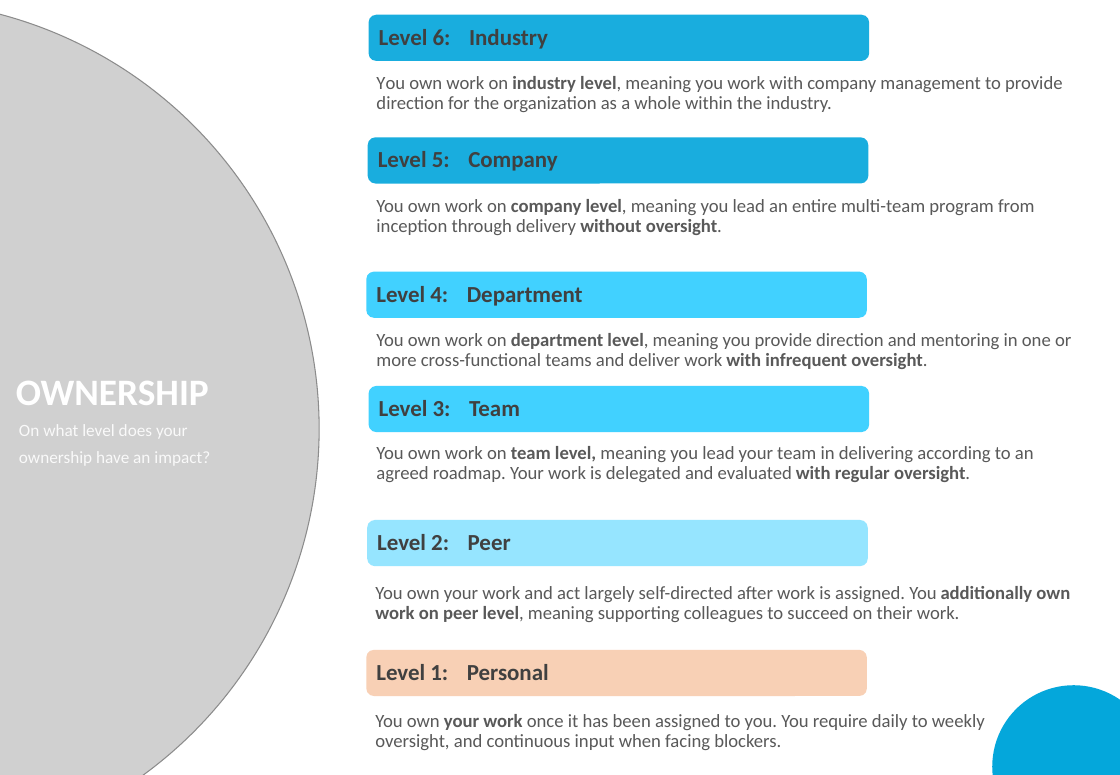
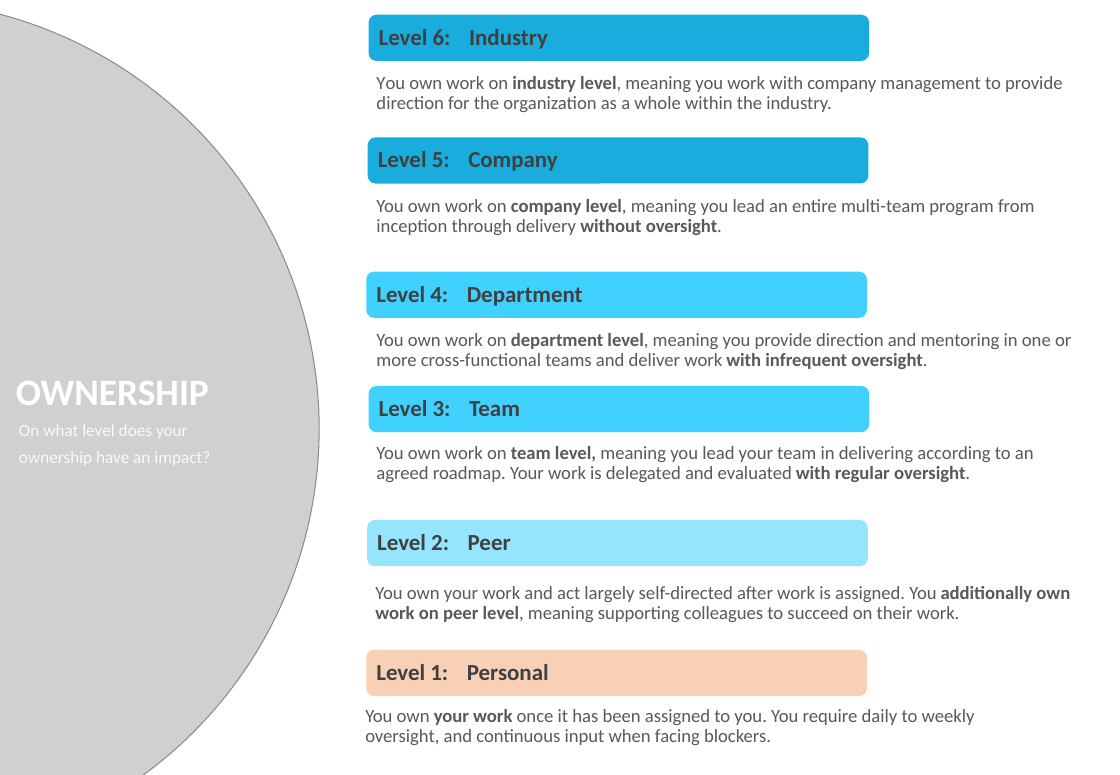
Before and after one commit to RossMerr/md, a slide deck: slide 10 of team/HR & Development/IT Skills Assessment.pptx (slide 11 before the commit). Drawn at 1120x775 pixels with LibreOffice and Linux fonts; fonts in the diff are those of the drawing; grey boxes stand for pictures; background and template pictures are left out. Boxes give left, top, right and bottom in pixels: in the first picture for what was removed or moved away, otherwise in the second. Text is boxed around its words. In the diff, an @@ line names an element or a change of style, - is before the commit and + after.

```diff
--- a/team/HR & Development/IT Skills Assessment.pptx
+++ b/team/HR & Development/IT Skills Assessment.pptx
@@ ellipse removed at <box>993,686,1120,775</box> @@
@@ text "You own your work once ..." at <box>365,709,975,745</box>: less space between paragraphs @@
```
Also in this commit, not shown: 19 other slides changed, 3 slides removed, 2 other files.
